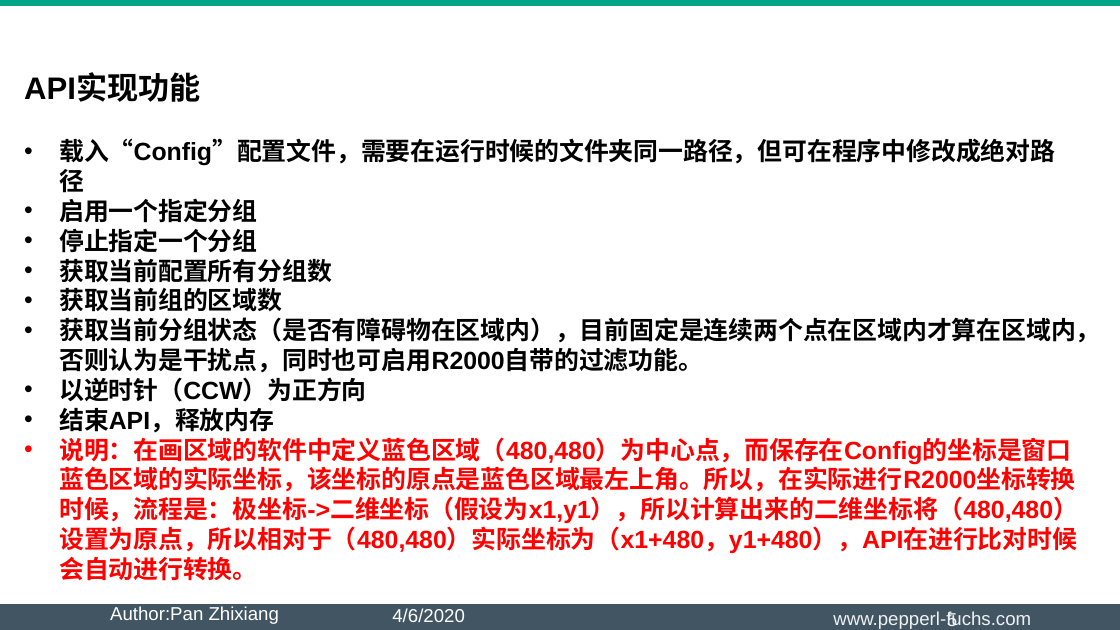
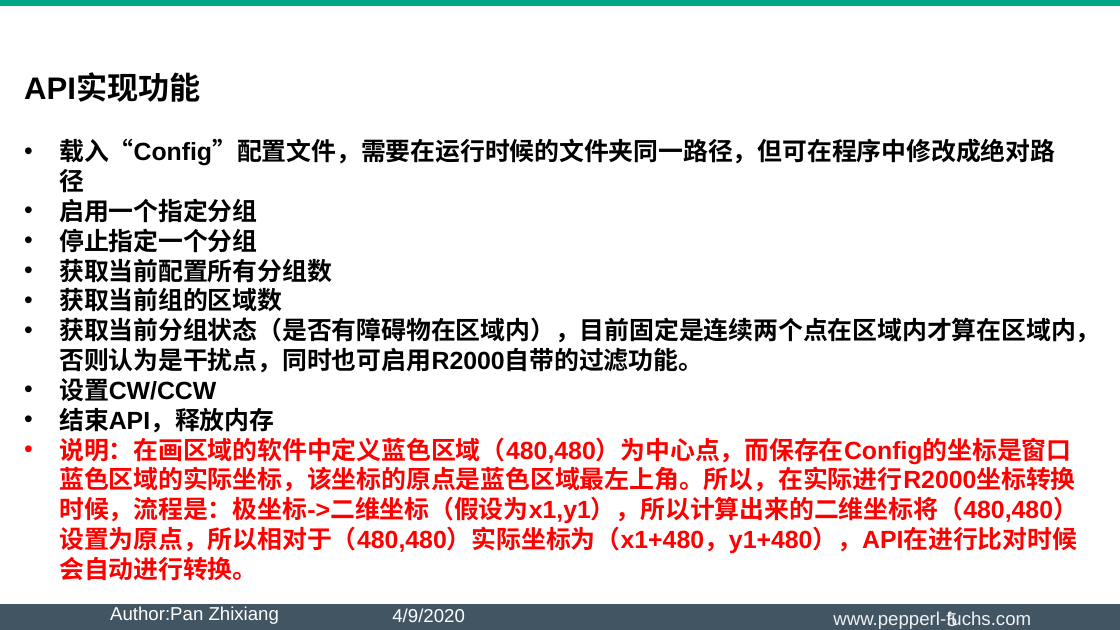
Before and after one commit to Heavydpan/Pepperl-and-Fuchs, a slide deck: slide 5 of R2000 DET 区域划分使用说明.pptx. Drawn at 1120x630 pixels with LibreOffice and Linux fonts; fonts in the diff are those of the drawing; background and template pictures are left out. Boxes give left, top, right and bottom in pixels: in the first picture for what was removed or moved away, otherwise in the second. Text is boxed around its words. In the diff, an @@ line names an element or a change of style, - is before the commit and + after.

```diff
--- a/R2000 DET 区域划分使用说明.pptx
+++ b/R2000 DET 区域划分使用说明.pptx
@@ text at box(59, 378, 216, 401): text changed @@
-• 以逆时针（CCW）为正方向
+• 设置CW/CCW
@@ text at box(392, 608, 465, 622): text changed @@
-4/6/2020
+4/9/2020
```
Also in this commit, not shown: 7 other slides changed, 2 other files.
